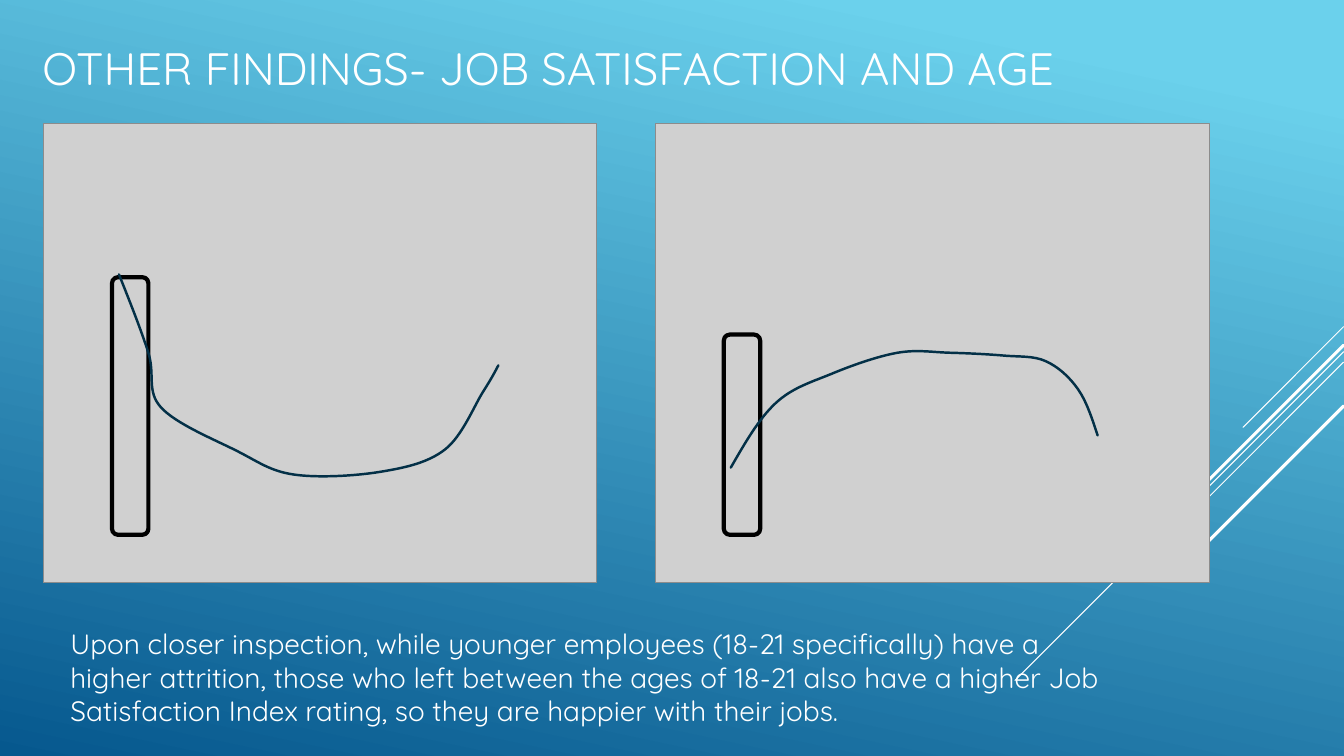
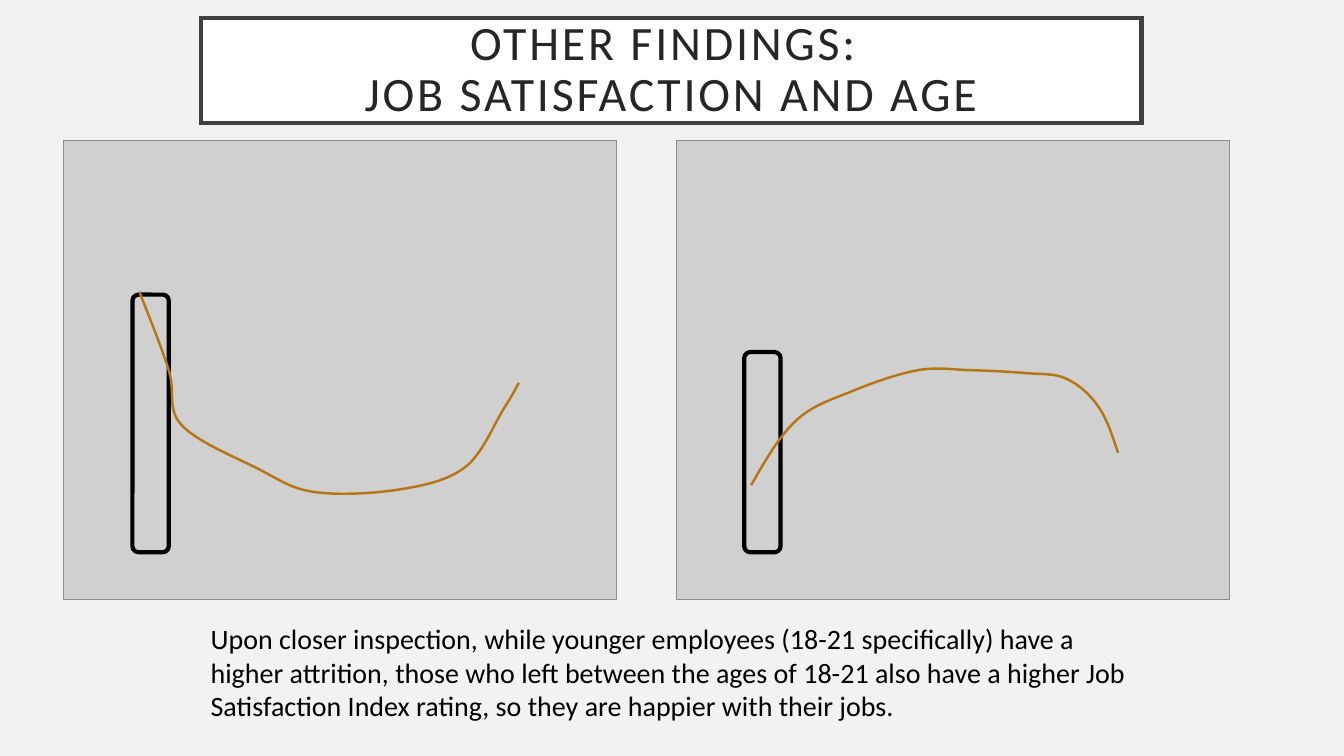
Before and after one commit to R-Chandna/MSDS6306_CaseStudy_2, a slide deck: slide 15 of Attrition_Case_Study_2_pptx_TAJAR_IP.pptx. Drawn at 1344x756 pixels with LibreOffice and Linux fonts; fonts in the diff are those of the drawing; grey boxes stand for pictures. Boxes give left, top, right and bottom in pixels: in the first picture for what was removed or moved away, otherwise in the second. Text is boxed around its words. In the diff, an @@ line names an element or a change of style, - is before the commit and + after.

```diff
--- a/Attrition_Case_Study_2_pptx_TAJAR_IP.pptx
+++ b/Attrition_Case_Study_2_pptx_TAJAR_IP.pptx
@@ background gradient #6ED2EB to #06588E to #F2F2F2 @@
@@ title "OTHER FINDINGS: JOB SATISFACTION AND ..." resized from (x1=42, y1=53, x2=1053, y2=86) to (x1=201, y1=18, x2=1141, y2=123) @@
@@ title "OTHER FINDINGS: JOB SATISFACTION AND ..." at (x1=201, y1=18, x2=1141, y2=123): vertical alignment bottom to middle; fill none to #FFFFFF; outline none to #404040 3 pt @@
@@ title at (x1=365, y1=19, x2=977, y2=123): text changed; size 32.4 to 34.2 pt; font Quicksand to Calibri; text colour #FFFFFF to #262626 @@
-OTHER FINDINGS- JOB SATISFACTION AND AGE
+OTHER FINDINGS:
+JOB SATISFACTION AND AGE
@@ freeform shape moved from (x1=119, y1=274, x2=498, y2=476) to (x1=139, y1=292, x2=518, y2=494) @@
@@ freeform shape at (x1=139, y1=292, x2=518, y2=494): outline #043148 1.75 pt to #B67815 1.75 pt @@
@@ 2 pictures, 2 rounded rectangles moved together from (x1=43, y1=124, x2=1210, y2=583) to (x1=64, y1=141, x2=1230, y2=600) @@
@@ freeform shape moved from (x1=731, y1=351, x2=1098, y2=468) to (x1=751, y1=369, x2=1118, y2=486) @@
@@ freeform shape at (x1=751, y1=369, x2=1118, y2=486): outline #043148 1.75 pt to #B67815 1.75 pt @@
@@ group removed at (x1=1015, y1=327, x2=1344, y2=681): 5 lines @@
@@ text "Upon closer inspection, while younger ..." moved from (x1=70, y1=633, x2=1099, y2=727) to (x1=211, y1=628, x2=1124, y2=721) @@
@@ text "Upon closer inspection, while younger ..." at (x1=211, y1=628, x2=1124, y2=721): font Quicksand to Calibri, text colour #FFFFFF to #000000 @@
```
Also in this commit, not shown: 14 other slides changed, 3 slides added, 3 slides removed.
